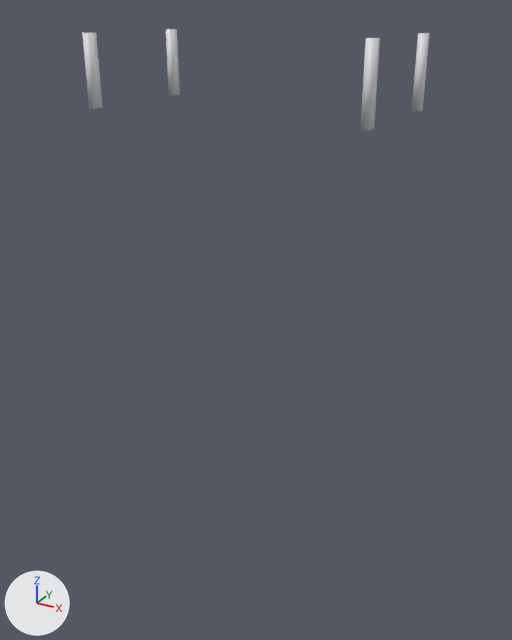
The FBX model 3d_assets/industrial_shelves.fbx: old version first, new version second.
Camera for both pictures: a 50 mm lens placed at (119.0, -216.0, 207.0), pointed at (1.0, 0.0, 99.0). The lights are fixed; the arrows at lower left show +X, +Y and +Z. The same objects are shown in both versions, whatever each file hides. Where no turn or scale is listed for an object, it has been applied to the vertices.

Objects in the first picture: 'UBX_shelves_05', 'UBX_shelves_06', 'UBX_shelves_07', 'UBX_shelves_08'.
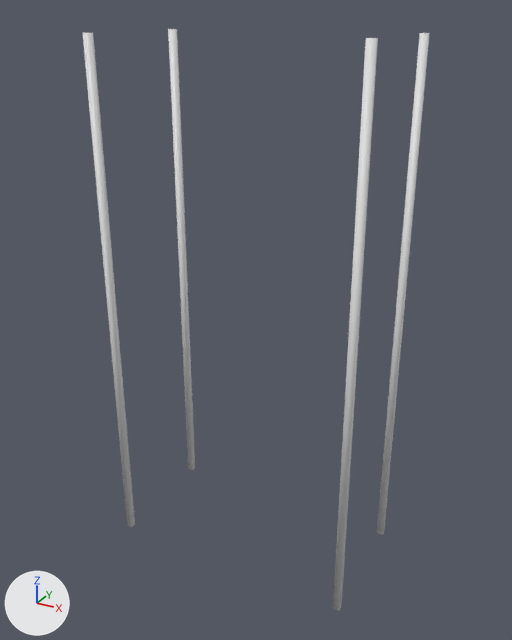
The change, as a diff of the scene's bpy script:
```diff
--- a/3d_assets/industrial_shelves.fbx.py
+++ b/3d_assets/industrial_shelves.fbx.py
@@ me_cube_010 @@
 me_cube_010.from_pydata(...)  # 8 vertices, 6 faces; spans x 47.4..50.0, y -25.0..-21.3, z 176.5..200.2
 # verts and faces of me_cube_010; kept vertices keep their numbers, new ones are numbered from 8
+# me_cube_010 part 3
+delete_vertices([*range(0, 8)])  # with the faces that use them
+# me_cube_010 part 4
+verts[8] = (47.4, 22.8, 0.2)  # pixel (376, 533)
+verts[9] = (47.4, 25.0, 0.2)
+verts[10] = (47.4, 22.8, 200.2)  # pixel (419, 33)
+verts[11] = (47.4, 25.0, 200.2)  # pixel (421, 32)
+for new, old in zip([*range(12, 16)], [*range(8, 12)]): verts[new] = verts[old] + (2.6, 0.0, 0.0)
+faces += [(12, 13, 15, 14), (8, 12, 14, 10), (8, 10, 11, 9), (9, 11, 15, 13), (8, 9, 13, 12), (10, 14, 15, 11)]
@@ me_cube_009 @@
 me_cube_009.from_pydata(...)  # 8 vertices, 6 faces; spans x 47.4..50.0, y 21.3..25.0, z 176.5..200.2
 # verts and faces of me_cube_009; kept vertices keep their numbers, new ones are numbered from 8
+# me_cube_009 part 1
+delete_vertices([*range(0, 8)])  # with the faces that use them
+# me_cube_009 part 2
+verts[8] = (-50.0, 22.8, 0.2)  # pixel (188, 468)
+verts[9] = (-50.0, 25.0, 0.2)
+verts[10] = (-50.0, 22.8, 200.2)  # pixel (168, 29)
+verts[11] = (-50.0, 25.0, 200.2)  # pixel (171, 29)
+for new, old in zip([*range(12, 16)], [*range(8, 12)]): verts[new] = verts[old] + (2.6, 0.0, 0.0)
+faces += [(12, 13, 15, 14), (8, 12, 14, 10), (8, 10, 11, 9), (9, 11, 15, 13), (8, 9, 13, 12), (10, 14, 15, 11)]
@@ me_cube_012 @@
 me_cube_012.from_pydata(...)  # 8 vertices, 6 faces; spans x -50.0..-47.4, y 21.3..25.0, z 176.5..200.2
 # verts and faces of me_cube_012; kept vertices keep their numbers, new ones are numbered from 8
+# me_cube_012 part 7
+delete_vertices([*range(0, 8)])  # with the faces that use them
+# me_cube_012 part 8
+verts[8] = (-50.0, -25.0, 0.2)  # pixel (127, 525)
+verts[9] = (-50.0, -22.8, 0.2)
+verts[10] = (-50.0, -25.0, 200.2)  # pixel (82, 32)
+verts[11] = (-50.0, -22.8, 200.2)  # pixel (86, 32)
+for new, old in zip([*range(12, 16)], [*range(8, 12)]): verts[new] = verts[old] + (2.6, 0.0, 0.0)
+faces += [(12, 13, 15, 14), (8, 12, 14, 10), (8, 10, 11, 9), (9, 11, 15, 13), (8, 9, 13, 12), (10, 14, 15, 11)]
@@ me_cube_011 @@
 me_cube_011.from_pydata(...)  # 8 vertices, 6 faces; spans x -50.0..-47.4, y -25.0..-21.3, z 176.5..200.2
 # verts and faces of me_cube_011; kept vertices keep their numbers, new ones are numbered from 8
+# me_cube_011 part 5
+delete_vertices([*range(0, 8)])  # with the faces that use them
+# me_cube_011 part 6
+verts[8] = (47.4, -25.0, 0.2)  # pixel (332, 608)
+verts[9] = (47.4, -22.8, 0.2)
+verts[10] = (47.4, -25.0, 200.2)  # pixel (365, 38)
+verts[11] = (47.4, -22.8, 200.2)  # pixel (368, 37)
+for new, old in zip([*range(12, 16)], [*range(8, 12)]): verts[new] = verts[old] + (2.6, 0.0, 0.0)
+faces += [(12, 13, 15, 14), (8, 12, 14, 10), (8, 10, 11, 9), (9, 11, 15, 13), (8, 9, 13, 12), (10, 14, 15, 11)]
```

Location of each change, (x1, y1, x2, y2) in pixels of the pictures (512 x 640 px):
'UBX_shelves_07', reshaped (119% wider, 636% taller)
    before: (82, 32, 102, 109)
    after: (333, 38, 378, 611)
'UBX_shelves_06', reshaped (157% wider, 435% taller)
    before: (360, 38, 380, 131)
    after: (377, 33, 430, 535)
'UBX_shelves_08', reshaped (253% wider, 639% taller)
    before: (166, 29, 180, 95)
    after: (83, 33, 135, 527)
'UBX_shelves_05', reshaped (47% wider, 459% taller)
    before: (412, 33, 430, 111)
    after: (168, 29, 195, 470)
part 1 of me_cube_009, deleted
    before: (412, 33, 430, 111)
part 2 of me_cube_009, added
    after: (168, 29, 195, 470)
part 3 of me_cube_010, deleted
    before: (360, 38, 380, 131)
part 4 of me_cube_010, added
    after: (377, 33, 430, 535)
part 5 of me_cube_011, deleted
    before: (82, 32, 102, 109)
part 6 of me_cube_011, added
    after: (333, 38, 378, 611)
part 7 of me_cube_012, deleted
    before: (166, 29, 180, 95)
part 8 of me_cube_012, added
    after: (83, 33, 135, 527)
